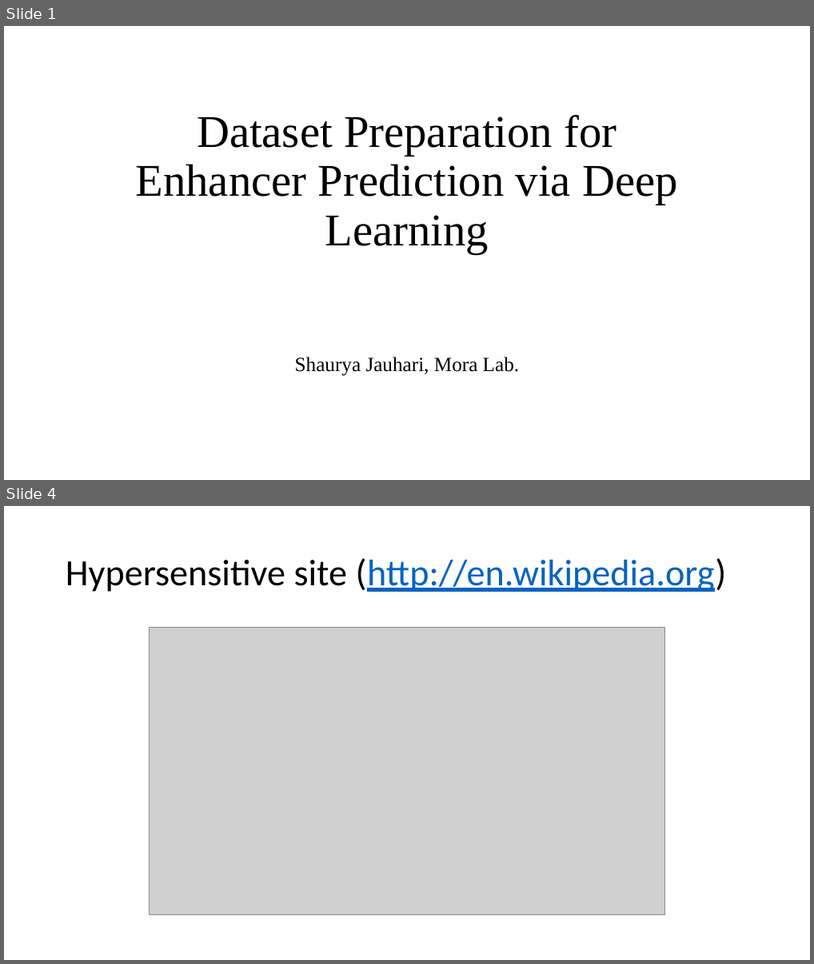
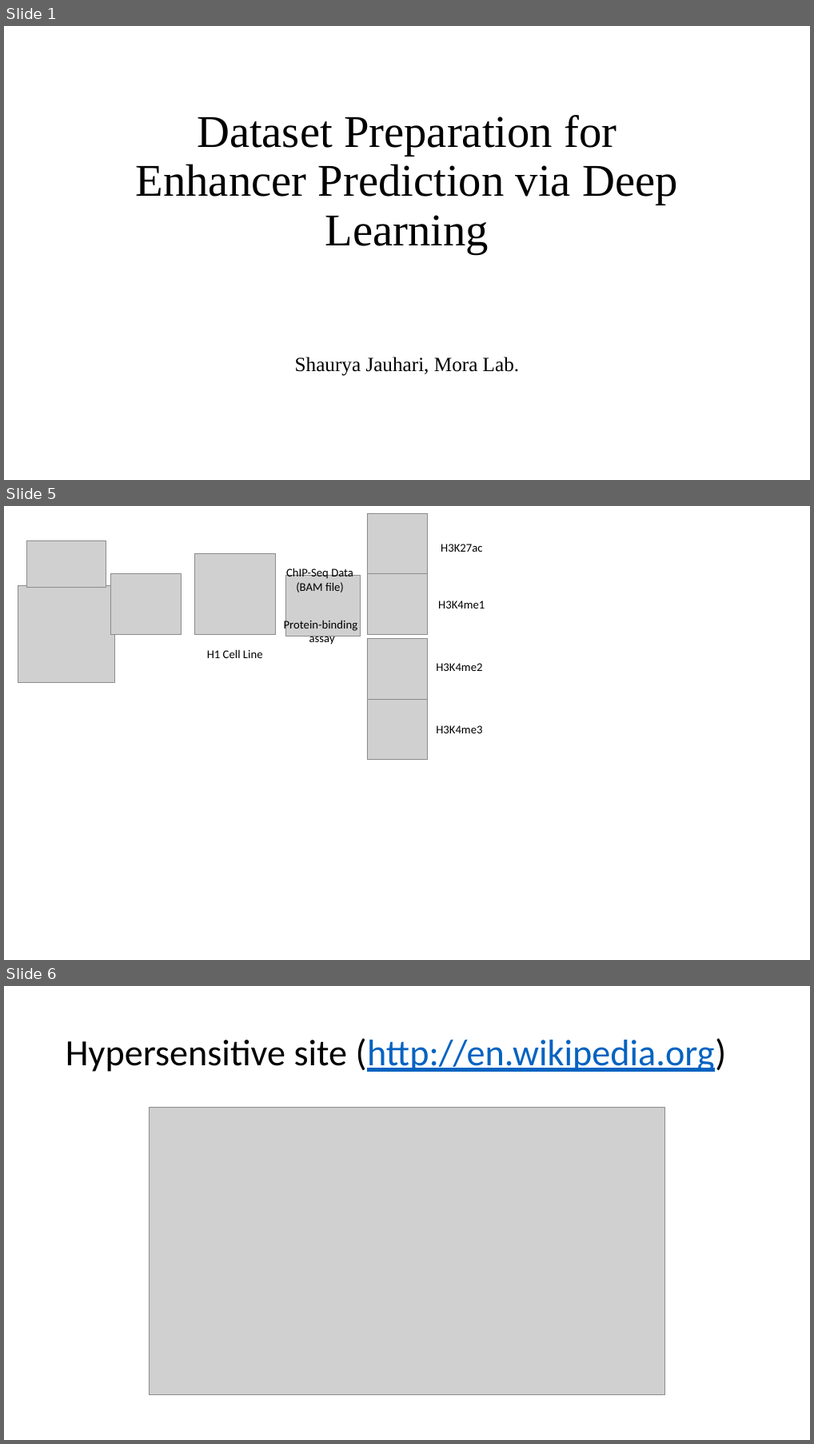
Before and after one commit to shauryajauhari/MachineLearning, a slide deck: Machine_Learning_Deep_Learning/data/Dataset_Preparation_EP_DL.pptx. Shown one above the other, each under a label of ours: slides 1 and 4 before the commit, slides 1, 5 and 6 after it; the slides between them are not shown. The pictures are 814x964 and 814x1444 pixels, drawn with LibreOffice and Linux fonts; fonts in the diff are those of the drawing; grey boxes stand for pictures. Boxes give left, top, right and bottom in pixels: in the first picture for what was removed or moved away, otherwise in the second. Text is boxed around its words. In the diff, an @@ line names an element or a change of style, - is before the commit and + after.

```diff
--- a/Machine_Learning_Deep_Learning/data/Dataset_Preparation_EP_DL.pptx
+++ b/Machine_Learning_Deep_Learning/data/Dataset_Preparation_EP_DL.pptx
@@ slide 5 added at [4,506,810,960], background #FFFFFF @@
@@ picture added at [367,513,427,574] @@
@@ picture added at [27,541,106,587] @@
@@ text added at [441,544,482,552], 14 pt, text #000000 @@
+H3K27ac
@@ picture added at [110,574,181,634] @@
@@ picture added at [195,554,276,634] @@
@@ picture added at [286,576,360,636] @@
@@ text added at [286,567,354,592], 14 pt, text #000000 @@
+ChIP-Seq Data
+(BAM file)
@@ picture added at [367,574,427,634] @@
@@ picture added at [18,586,114,683] @@
@@ text added at [438,600,485,608], 14 pt, text #000000 @@
+H3K4me1
@@ text added at [284,618,358,646], 14 pt, text #000000 @@
+Protein-binding
+assay
@@ text added at [207,649,263,658], 14 pt, text #000000 @@
+H1 Cell Line
@@ picture added at [367,639,427,699] @@
@@ text added at [436,663,482,671], 14 pt, text #000000 @@
+H3K4me2
@@ picture added at [367,699,427,760] @@
@@ text added at [436,725,482,733], 14 pt, text #000000 @@
+H3K4me3
@@ what was slide 4 is now slide 6 @@
```
Also in this commit, not shown: 2 slides changed, 1 other slide added, 1 other file.
